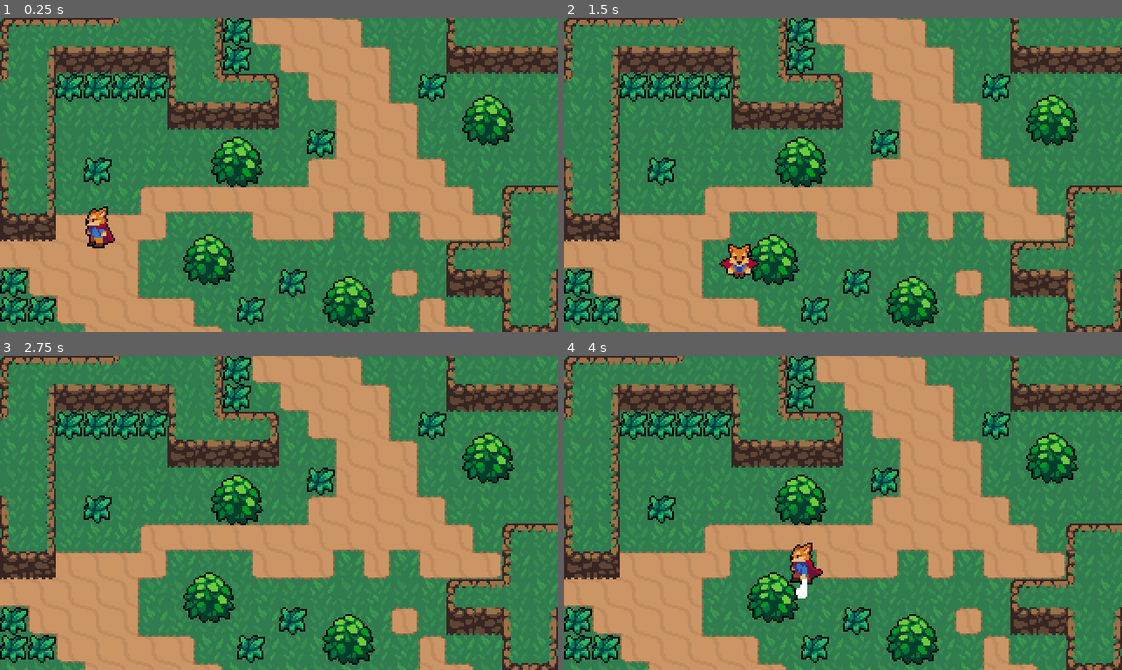
Above: before the commit, frames 1-4 (two rows, left to right).
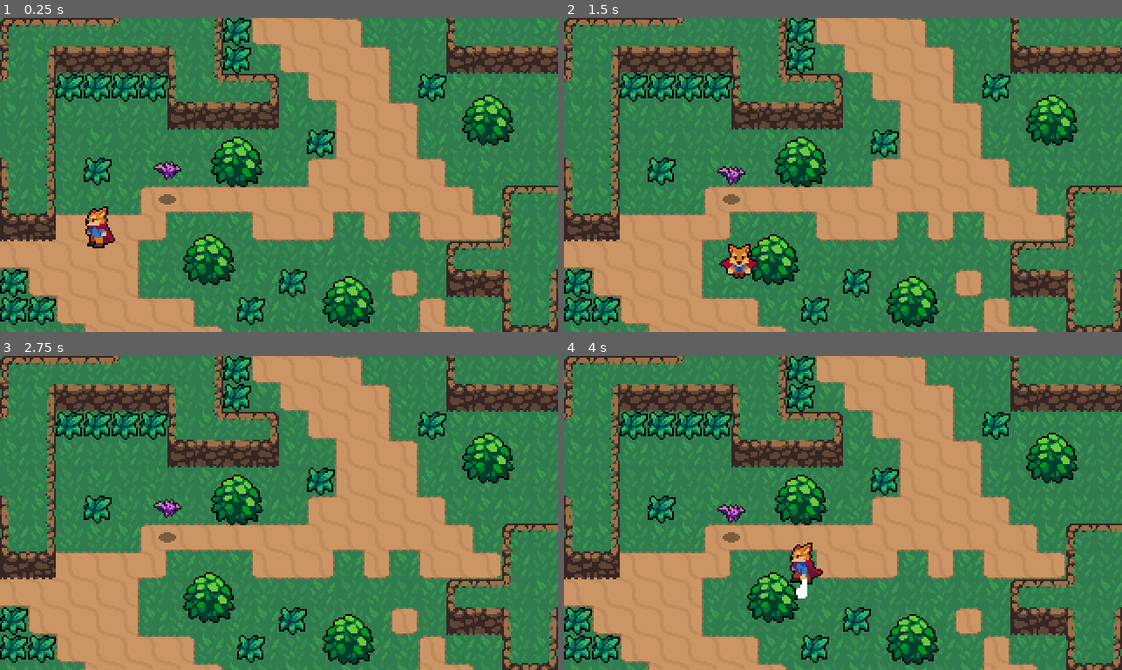
Above: after the commit, the same moments.

Repository: fruitiestPunch/actionRPG
Game: Godot game, scene res://scenes/World.tscn
The game is run twice, just before and just after one commit, with the same random seed, the same clock (stepped at 60 frames per second) and the same inputs.
Inputs:
- Up to frame 1 (0.25 s): no input
- Up to frame 2 (1.5 s): hold Right (ui_right) 0.53-1.28 s; tap Space (attack_action) at 0.6 s; hold Down (ui_down) from 1.28 s (still down); tap Shift (roll_action) at 1.35 s
- Up to frame 3 (2.75 s): release Down (ui_down) at 2.03 s; hold Right (ui_right) from 2.03 s (still down); tap Space (attack_action) at 2.1 s
- Up to frame 4 (4 s): release Right (ui_right) at 2.78 s; hold Up (ui_up) 2.78-3.53 s; tap Shift (roll_action) at 2.85 s; hold Left (ui_left) from 3.53 s (still down); tap Space (attack_action) at 3.6 s

The runs differ from the first frame. In frame 1, 0.2% of the frame differs, in the area x 27-33%, y 45-60%; in frame 2, 0.2%, in the area x 27-33%, y 47-60%; in frame 3, 0.2%; in frame 4, 0.2%.

Commit message:
added bat enemy

Diff:
--- a/project.godot
+++ b/project.godot
@@ -100,6 +100,7 @@
 2d_physics/layer_2="Player_Layer"
 2d_physics/layer_3="Player_Hurtbox_Layer"
 2d_physics/layer_4="Enemy_Hurtbox_Layer"
+2d_physics/layer_5="Enemy_Layer"
 
 [physics]
 
--- /dev/null
+++ b/scenes/Bat_Enemy.tscn
@@ -0,0 +1,68 @@
+[gd_scene load_steps=13 format=2]
+
+[ext_resource path="res://scripts/Bat_Enemy.gd" type="Script" id=1]
+[ext_resource path="res://scenes/share/Hurtbox.tscn" type="PackedScene" id=2]
+[ext_resource path="res://assets/textures/Bat.png" type="Texture" id=3]
+[ext_resource path="res://assets/textures/share/SmallShadow.png" type="Texture" id=4]
+
+[sub_resource type="AtlasTexture" id=1]
+atlas = ExtResource( 3 )
+region = Rect2( 0, 0, 16, 24 )
+
+[sub_resource type="AtlasTexture" id=2]
+atlas = ExtResource( 3 )
+region = Rect2( 16, 0, 16, 24 )
+
+[sub_resource type="AtlasTexture" id=3]
+atlas = ExtResource( 3 )
+region = Rect2( 32, 0, 16, 24 )
+
+[sub_resource type="AtlasTexture" id=4]
+atlas = ExtResource( 3 )
+region = Rect2( 48, 0, 16, 24 )
+
+[sub_resource type="AtlasTexture" id=5]
+atlas = ExtResource( 3 )
+region = Rect2( 64, 0, 16, 24 )
+
+[sub_resource type="SpriteFrames" id=6]
+animations = [ {
+"frames": [ SubResource( 1 ), SubResource( 2 ), SubResource( 3 ), SubResource( 4 ), SubResource( 5 ) ],
+"loop": true,
+"name": "Fly_Animation",
+"speed": 10.0
+} ]
+
+[sub_resource type="CircleShape2D" id=7]
+radius = 4.0
+
+[sub_resource type="CapsuleShape2D" id=8]
+radius = 7.0
+height = 4.0
+
+[node name="Bat_Enemy" type="KinematicBody2D"]
+collision_layer = 16
+script = ExtResource( 1 )
+
+[node name="AnimatedSprite" type="AnimatedSprite" parent="."]
+frames = SubResource( 6 )
+animation = "Fly_Animation"
+playing = true
+offset = Vector2( 0, -12 )
+
+[node name="Small_Shadow_Sprite" type="Sprite" parent="."]
+texture = ExtResource( 4 )
+
+[node name="CollisionShape2D" type="CollisionShape2D" parent="."]
+shape = SubResource( 7 )
+
+[node name="Hurtbox" parent="." instance=ExtResource( 2 )]
+collision_layer = 8
+
+[node name="CollisionShape2D" parent="Hurtbox" index="0"]
+position = Vector2( 0, -13 )
+shape = SubResource( 8 )
+
+[connection signal="area_entered" from="Hurtbox" to="." method="_on_Hurtbox_area_entered"]
+
+[editable path="Hurtbox"]
--- a/scenes/Player.tscn
+++ b/scenes/Player.tscn
@@ -1,8 +1,9 @@
-[gd_scene load_steps=51 format=2]
+[gd_scene load_steps=52 format=2]
 
 [ext_resource path="res://scripts/Player.gd" type="Script" id=1]
 [ext_resource path="res://assets/textures/Player.png" type="Texture" id=2]
 [ext_resource path="res://scenes/share/Hitbox.tscn" type="PackedScene" id=3]
+[ext_resource path="res://scripts/Sword_Hitbox.gd" type="Script" id=4]
 
 [sub_resource type="CapsuleShape2D" id=1]
 radius = 4.0
@@ -685,6 +686,7 @@
 [node name="Sword_Hitbox" parent="Sword_Hitbox_Position2D" instance=ExtResource( 3 )]
 position = Vector2( 15, 0 )
 collision_mask = 8
+script = ExtResource( 4 )
 __meta__ = {
 "_edit_group_": true
 }
--- a/scenes/World.tscn
+++ b/scenes/World.tscn
@@ -6,6 +6,7 @@
 [ext_resource path="res://assets/textures/DirtTileset.png" type="Texture" id=4]
 [ext_resource path="res://assets/textures/CliffTileset.png" type="Texture" id=5]
 [ext_resource path="res://scenes/Grass.tscn" type="PackedScene" id=6]
+[ext_resource path="res://scenes/Bat_Enemy.tscn" type="PackedScene" id=7]
 
 [sub_resource type="TileSet" id=1]
 0/name = "DirtTileset.png 0"
@@ -567,3 +568,6 @@
 
 [node name="Grass4" parent="YSort/Grass_Ysort" instance=ExtResource( 6 )]
 position = Vector2( 136, 160 )
+
+[node name="Bat_Enemy" parent="YSort" instance=ExtResource( 7 )]
+position = Vector2( 96, 104 )
--- /dev/null
+++ b/scripts/Bat_Enemy.gd
@@ -0,0 +1,12 @@
+extends KinematicBody2D
+
+const FRICTION = 20
+
+var knockback = Vector2.ZERO
+
+func _physics_process(_delta):
+	knockback = knockback.move_toward(Vector2.ZERO, FRICTION)
+	knockback = move_and_slide(knockback)
+
+func _on_Hurtbox_area_entered(area):
+	knockback = area.knockback_vector * 250
--- a/scripts/Player.gd
+++ b/scripts/Player.gd
@@ -3,6 +3,7 @@
 onready var animation_player = $AnimationPlayer
 onready var animation_tree = $AnimationTree
 onready var animation_state = animation_tree.get("parameters/playback")
+onready var sword_hitbox = $Sword_Hitbox_Position2D/Sword_Hitbox
 
 const ACCELERATION = 20
 const MAX_SPEED = 150
@@ -21,6 +22,7 @@
 
 func _ready():
 	animation_tree.active = true
+	sword_hitbox.knockback_vector = roll_vector
 
 func _physics_process(_delta):
 	if(Input.is_action_pressed("ui_cancel")):
@@ -40,6 +42,7 @@
 	if(input_vector != Vector2.ZERO):
 		input_vector = input_vector.normalized()
 		roll_vector = input_vector
+		sword_hitbox.knockback_vector = input_vector
 		animation_tree.set("parameters/Idle_BlendSpace/blend_position", input_vector)
 		animation_tree.set("parameters/Run_BlendSpace/blend_position", input_vector)
 		animation_tree.set("parameters/Attack_BlendSpace/blend_position", input_vector)
--- /dev/null
+++ b/scripts/Sword_Hitbox.gd
@@ -0,0 +1,3 @@
+extends Area2D
+
+var knockback_vector = Vector2.ZERO
Not shown: 1 places in scenes/World.tscn that only renumber resources
